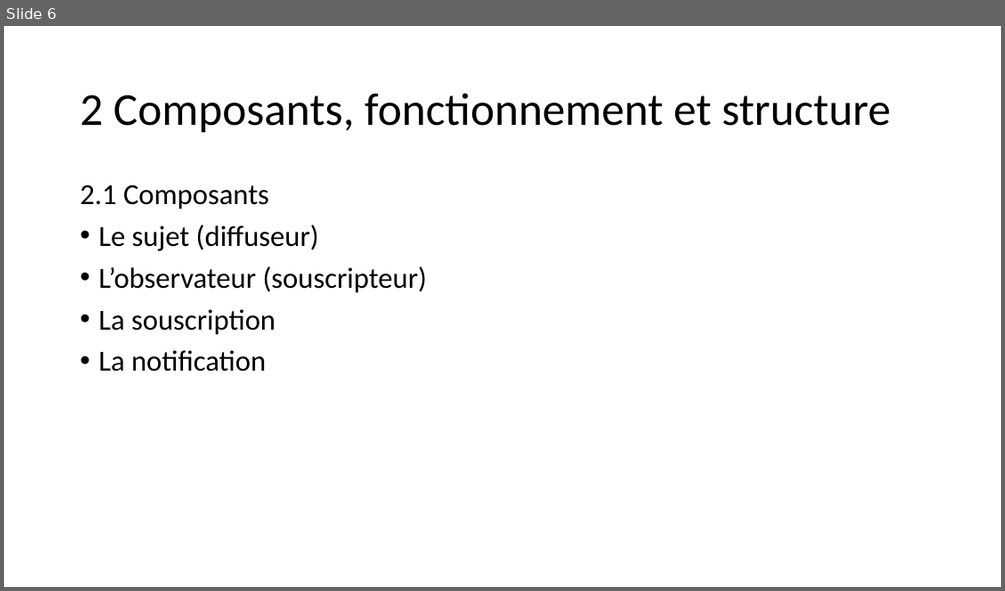
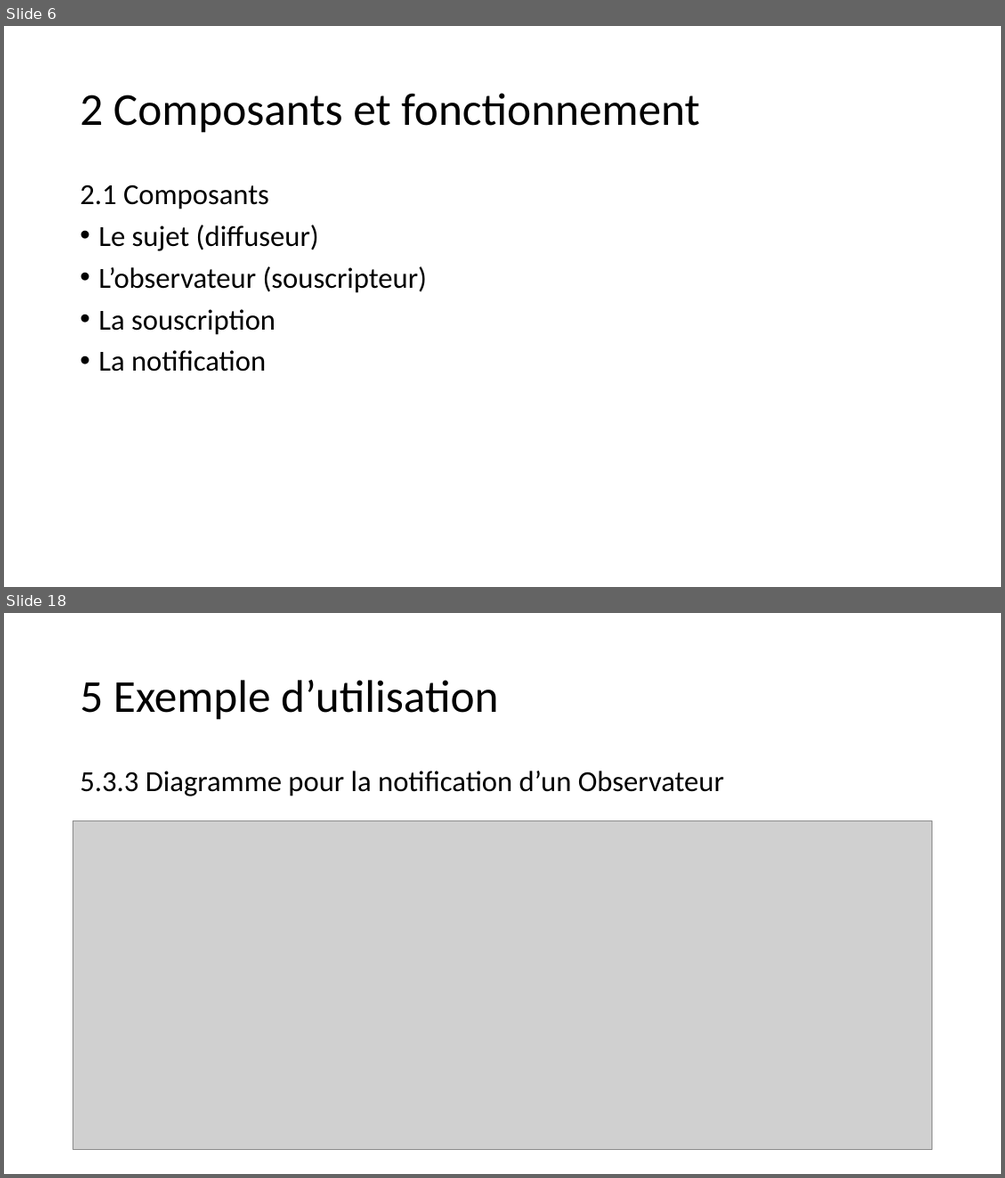
Before and after one commit to D-CRAVO/FORMATION-CDA-2210, a slide deck: 106_DesignPattern/Cours/Observateur/Observateur.pptx. Shown one above the other, each under a label of ours: slide 6 before the commit, slides 6 and 18 after it; the slides between them are not shown. The pictures are 1005x591 and 1005x1178 pixels, drawn with LibreOffice and Linux fonts; fonts in the diff are those of the drawing; grey boxes stand for pictures. Boxes give left, top, right and bottom in pixels: in the first picture for what was removed or moved away, otherwise in the second. Text is boxed around its words. In the diff, an @@ line names an element or a change of style, - is before the commit and + after.

```diff
--- a/106_DesignPattern/Cours/Observateur/Observateur.pptx
+++ b/106_DesignPattern/Cours/Observateur/Observateur.pptx
@@ slide 18 added at [4,613,1001,1174], background #FFFFFF @@
@@ title added at [80,680,498,720], 44 pt, text #000000 @@
+5 Exemple d’utilisation
@@ text added at [80,771,724,796], 28 pt, text #000000 @@
+5.3.3 Diagramme pour la notification d’un Observateur
@@ picture added at [73,821,933,1149] @@
@@ slide 6 changed as well @@
@@ title at [80,93,699,133]: text changed @@
-2 Composants, fonctionnement et structure
+2 Composants et fonctionnement
```
Also in this commit, not shown: 4 other slides changed, 17 other slides added, 3 slides removed, 32 other files.
